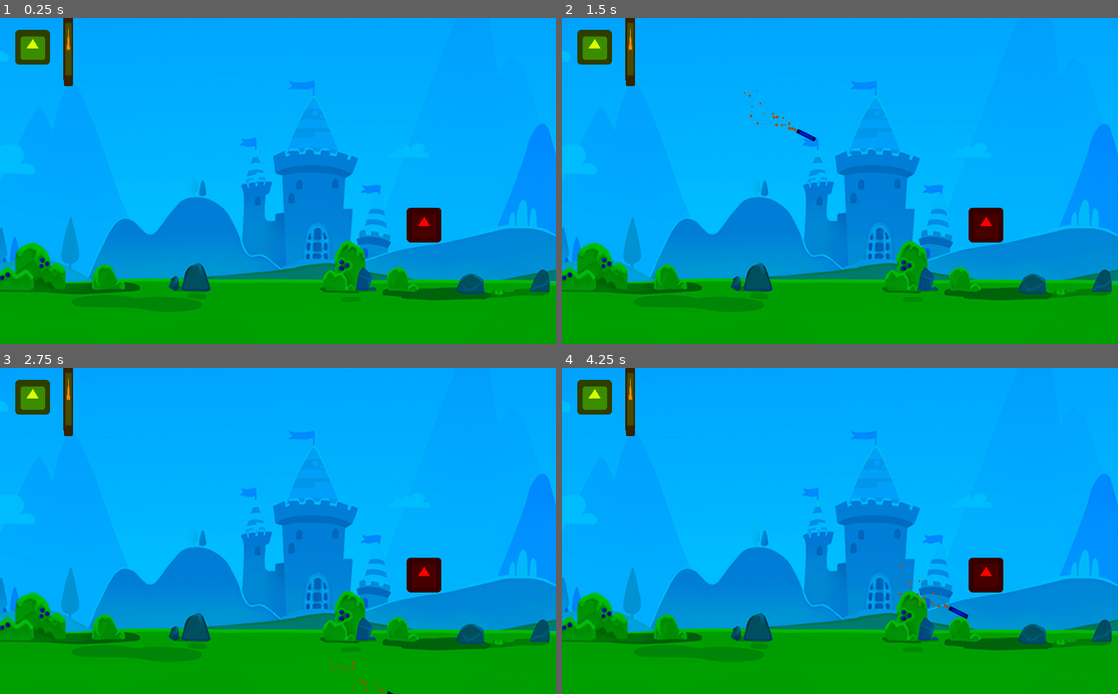
Above: before the commit, frames 1-4 (two rows, left to right).
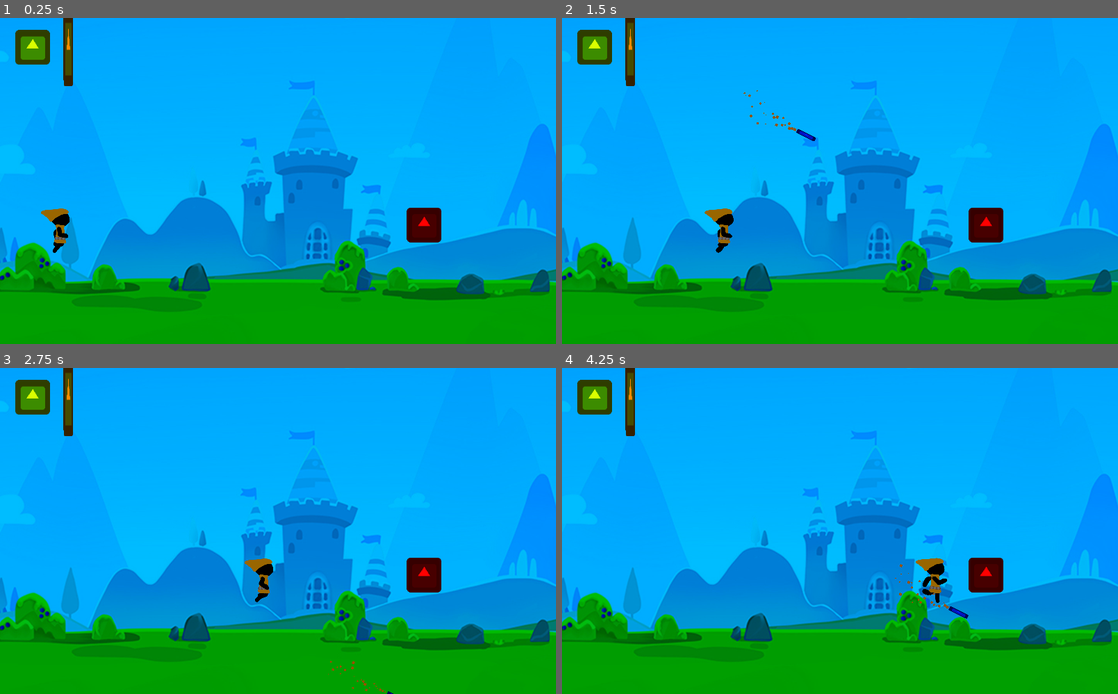
Above: after the commit, the same moments.

Repository: Blackout4344/Castle-Defense
Game: Godot game, scene res://Scenes/Main.tscn
The game is run twice, just before and just after one commit, with the same random seed, the same clock (stepped at 60 frames per second) and the same inputs. The engine's default icon, where the game draws it, is replaced by a stand-in: a white triangle on a blue panel in a dark square.
Inputs:
- Up to frame 1 (0.25 s): no input
- Up to frame 2 (1.5 s): no input
- Up to frame 3 (2.75 s): no input
- Up to frame 4 (4.25 s): no input

The runs differ from the first frame. In frame 1, 0.3% of the frame differs, in the area x 7-13%, y 58-73%; in frame 2, 0.3%; in frame 3, 0.3%; in frame 4, 0.4%, in the area x 60-74%, y 58-77%.

Commit message:
Added Footman back

Diff:
--- a/CastleDefense/Scenes/Main.tscn
+++ b/CastleDefense/Scenes/Main.tscn
@@ -1,8 +1,9 @@
-[gd_scene load_steps=4 format=2]
+[gd_scene load_steps=5 format=2]
 
 [ext_resource path="res://Scenes/Archer.tscn" type="PackedScene" id=1]
 [ext_resource path="res://Sprites/castle.jpg" type="Texture" id=2]
 [ext_resource path="res://Scenes/EnemyPlaceholder.tscn" type="PackedScene" id=3]
+[ext_resource path="res://Scenes/Footman.tscn" type="PackedScene" id=4]
 
 [node name="Main" type="Node2D"]
 position = Vector2( 1, 0 )
@@ -24,3 +25,6 @@
 
 [node name="EnemyPlaceholder" parent="." instance=ExtResource( 3 )]
 position = Vector2( 780, 381 )
+
+[node name="Footman" parent="." instance=ExtResource( 4 )]
+position = Vector2( 73, 400 )
